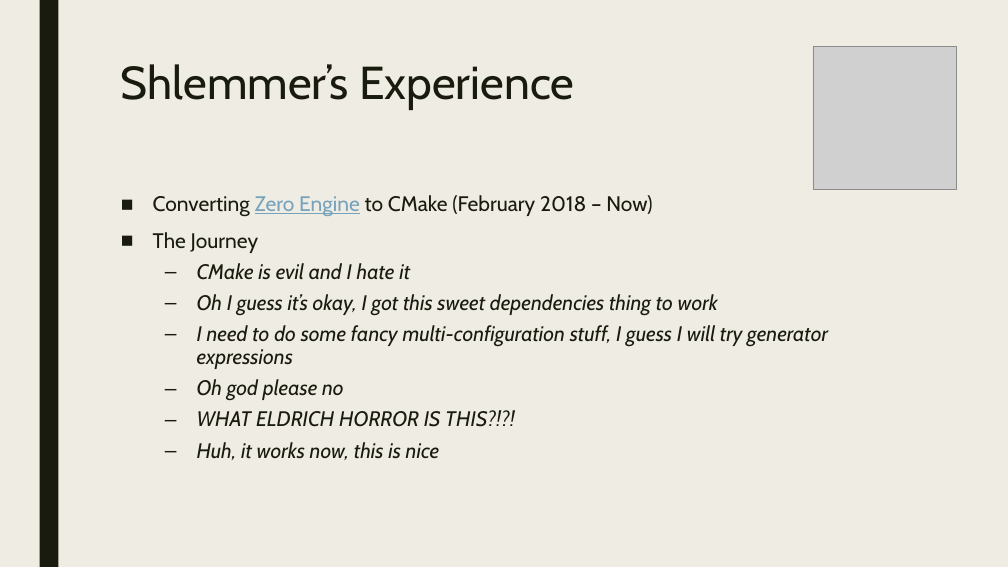
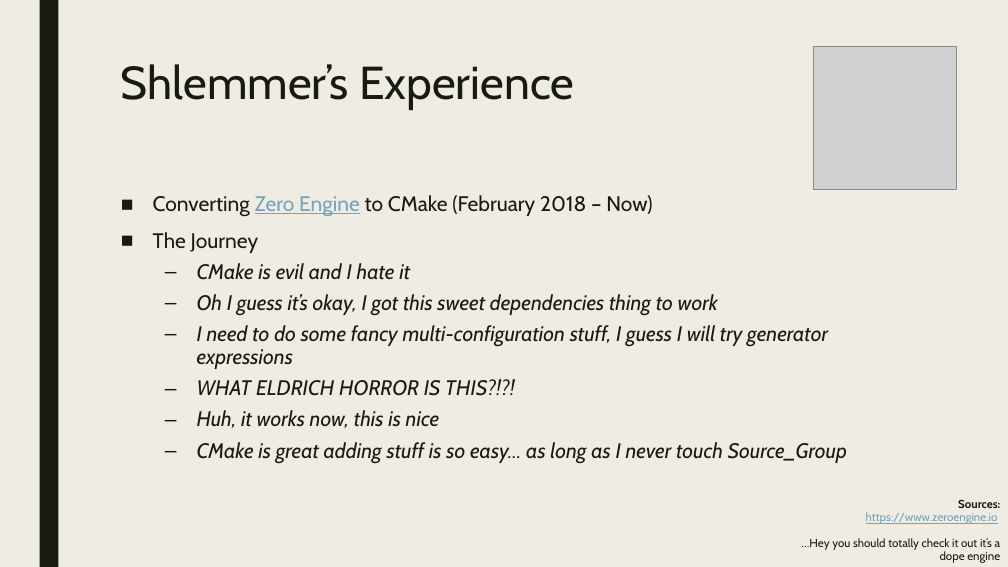
Before and after one commit to playmer/CMakePresentation, a slide deck: slide 24 of PreBuild Systems.pptx. Drawn at 1008x567 pixels with LibreOffice and Linux fonts; fonts in the diff are those of the drawing; grey boxes stand for pictures. Boxes give left, top, right and bottom in pixels: in the first picture for what was removed or moved away, otherwise in the second. Text is boxed around its words. In the diff, an @@ line names an element or a change of style, - is before the commit and + after.

```diff
--- a/PreBuild Systems.pptx
+++ b/PreBuild Systems.pptx
@@ text at [197, 379, 344, 401]: paragraph removed @@
-  – Oh god please no
@@ text at [197, 442, 847, 464]: paragraph added @@
+  – CMake is great adding stuff is so easy… as long as I never touch Source_Group
@@ text added at [802, 499, 1001, 563], 11 pt, text #191B0E @@
+Sources:
+https://www.zeroengine.io
+…Hey you should totally check it out it’s a dope engine
```
Also in this commit, not shown: 12 other slides changed.
